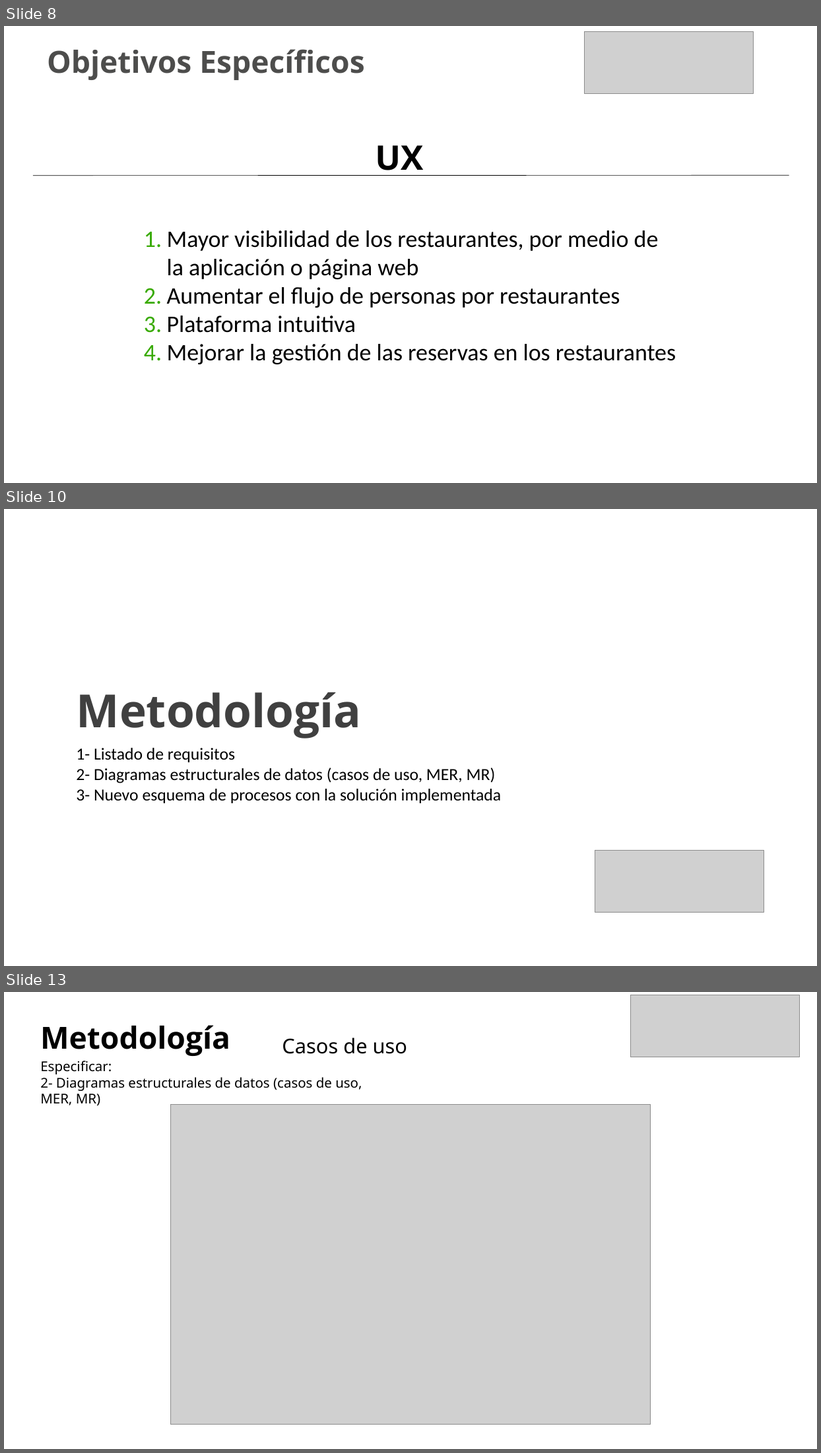
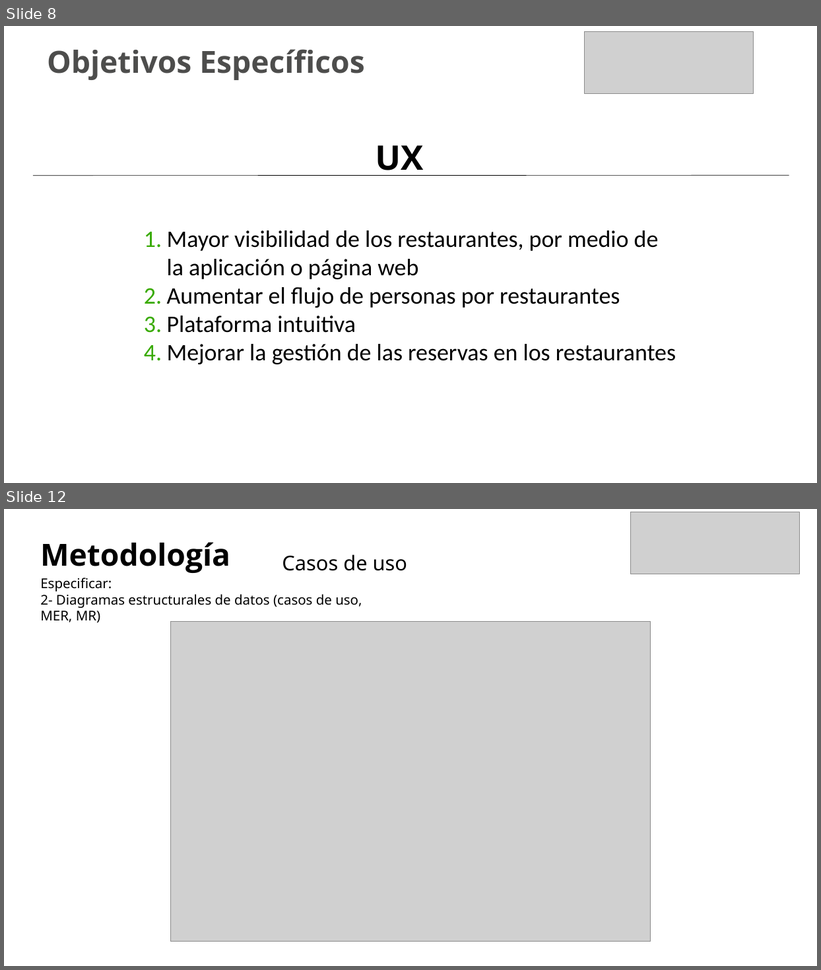
Before and after one commit to SebastianPacheco05/Reservify, a slide deck: docs/docs/files/GC-F-004FormatoPlantillaPresentacionPowerPointV09 (2).pptx. Shown one above the other, each under a label of ours: slides 8, 10 and 13 before the commit, slides 8 and 12 after it; the slides between them are not shown. The pictures are 821x1453 and 821x970 pixels, drawn with LibreOffice and Linux fonts; fonts in the diff are those of the drawing; grey boxes stand for pictures; background and template pictures are left out. Boxes give left, top, right and bottom in pixels: in the first picture for what was removed or moved away, otherwise in the second. Text is boxed around its words. In the diff, an @@ line names an element or a change of style, - is before the commit and + after.

```diff
--- a/docs/docs/files/GC-F-004FormatoPlantillaPresentacionPowerPointV09 (2).pptx
+++ b/docs/docs/files/GC-F-004FormatoPlantillaPresentacionPowerPointV09 (2).pptx
@@ slide 10 removed at bbox=[4, 509, 817, 966], background picture (left out) @@
@@ text removed at bbox=[77, 692, 362, 739] @@
-Metodología
@@ text removed at bbox=[76, 748, 502, 803] @@
-1- Listado de requisitos
-2- Diagramas estructurales de datos (casos de uso, MER, MR)
-3- Nuevo esquema de procesos con la solución implementada
@@ picture removed at bbox=[595, 851, 764, 913] @@
@@ what was slide 13 is now slide 12 @@
```
Also in this commit, not shown: 4 slides changed, 2 other slides removed, 1 other file.
